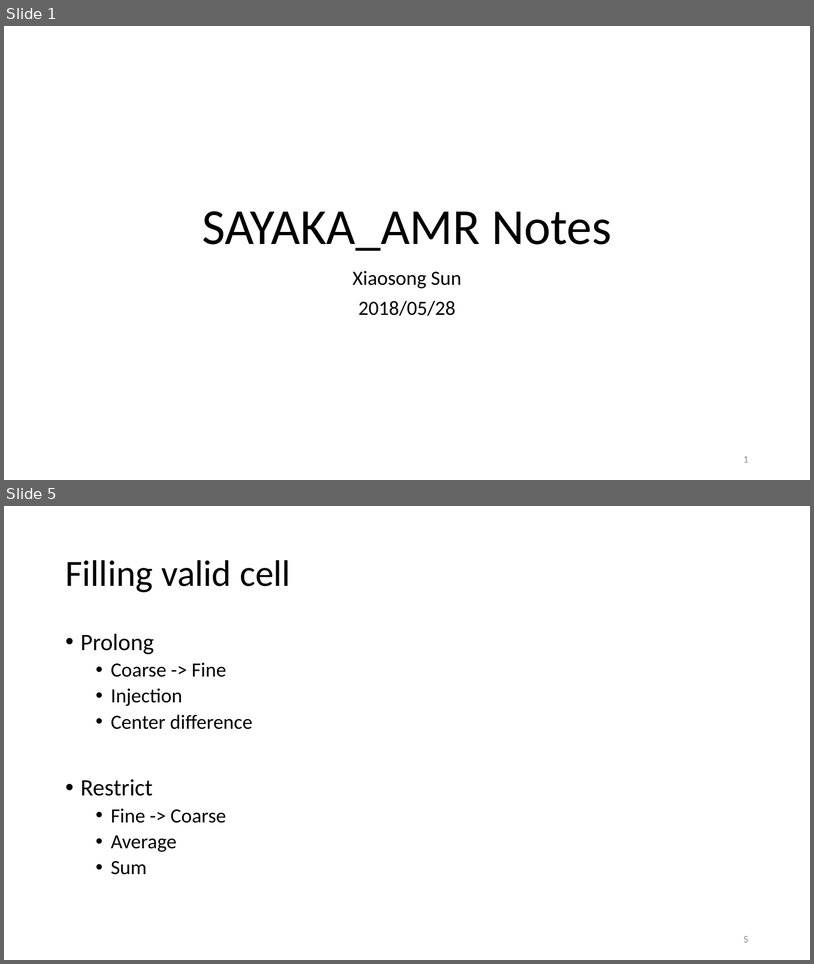
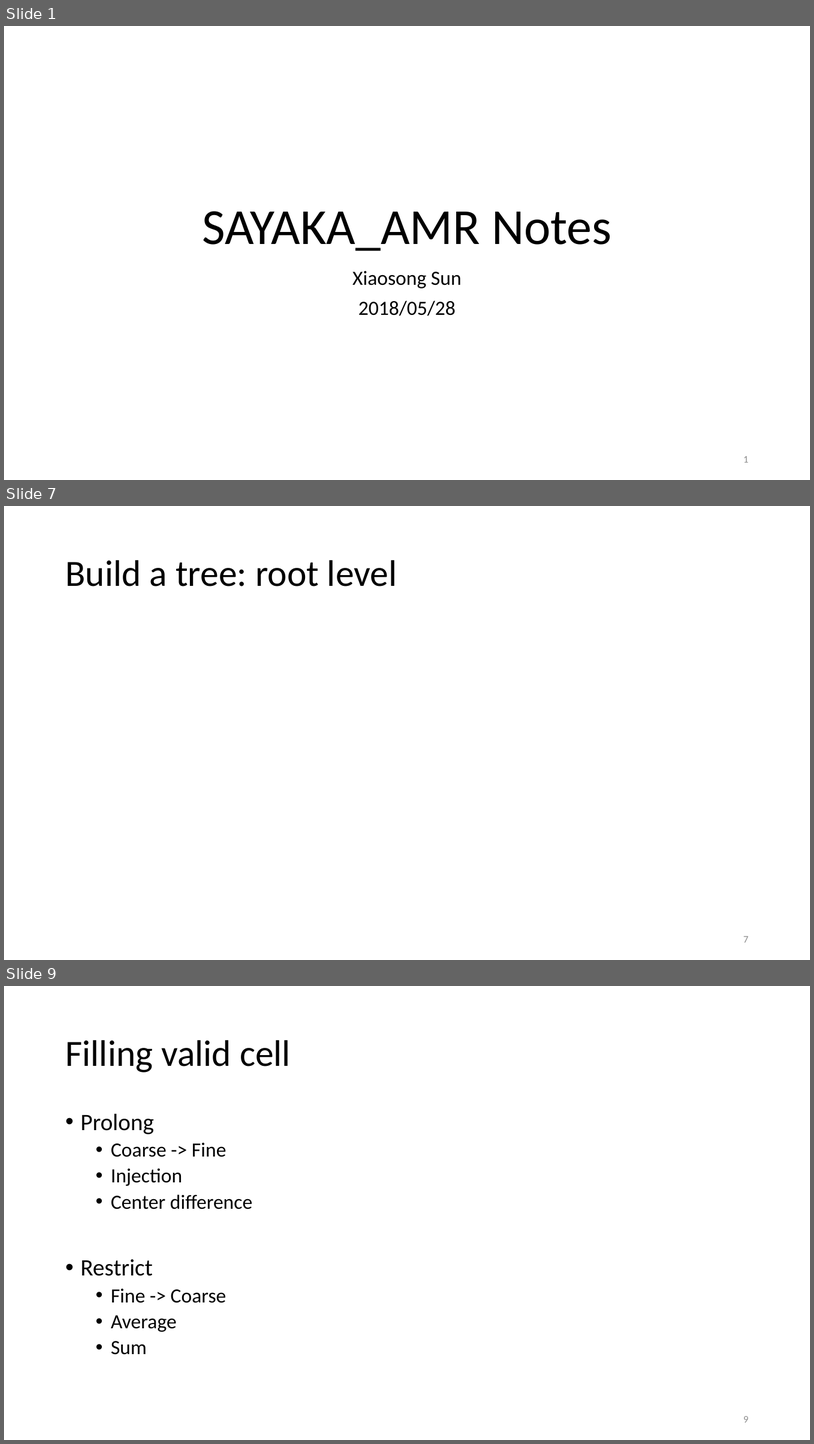
Before and after one commit to haloless/SayakaAmr, a slide deck: doc/note_sayaka.pptx. Shown one above the other, each under a label of ours: slides 1 and 5 before the commit, slides 1, 7 and 9 after it; the slides between them are not shown. The pictures are 814x964 and 814x1444 pixels, drawn with LibreOffice and Linux fonts; fonts in the diff are those of the drawing. Boxes give left, top, right and bottom in pixels: in the first picture for what was removed or moved away, otherwise in the second. Text is boxed around its words. In the diff, an @@ line names an element or a change of style, - is before the commit and + after.

```diff
--- a/doc/note_sayaka.pptx
+++ b/doc/note_sayaka.pptx
@@ slide 7 added at [4, 506, 810, 960], background #FFFFFF @@
@@ title added at [65, 560, 397, 586], 44 pt, text #000000 @@
+Build a tree: root level
@@ page number added at [744, 936, 749, 942], 12 pt, text #8C8C8C @@
+7
@@ what was slide 5 is now slide 9 @@
@@ page number at [744, 1416, 749, 1422]: text changed @@
-5
+9
```
Also in this commit, not shown: 3 slides changed, 6 other slides added, 1 slide removed, 22 other files.
